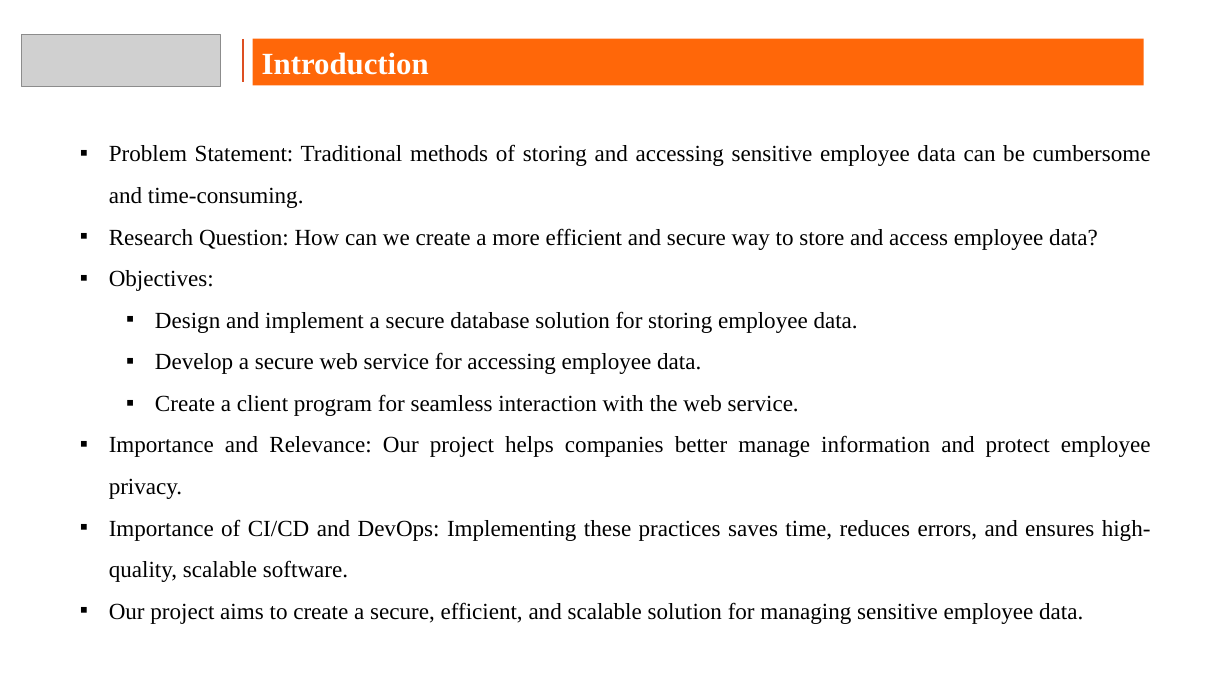
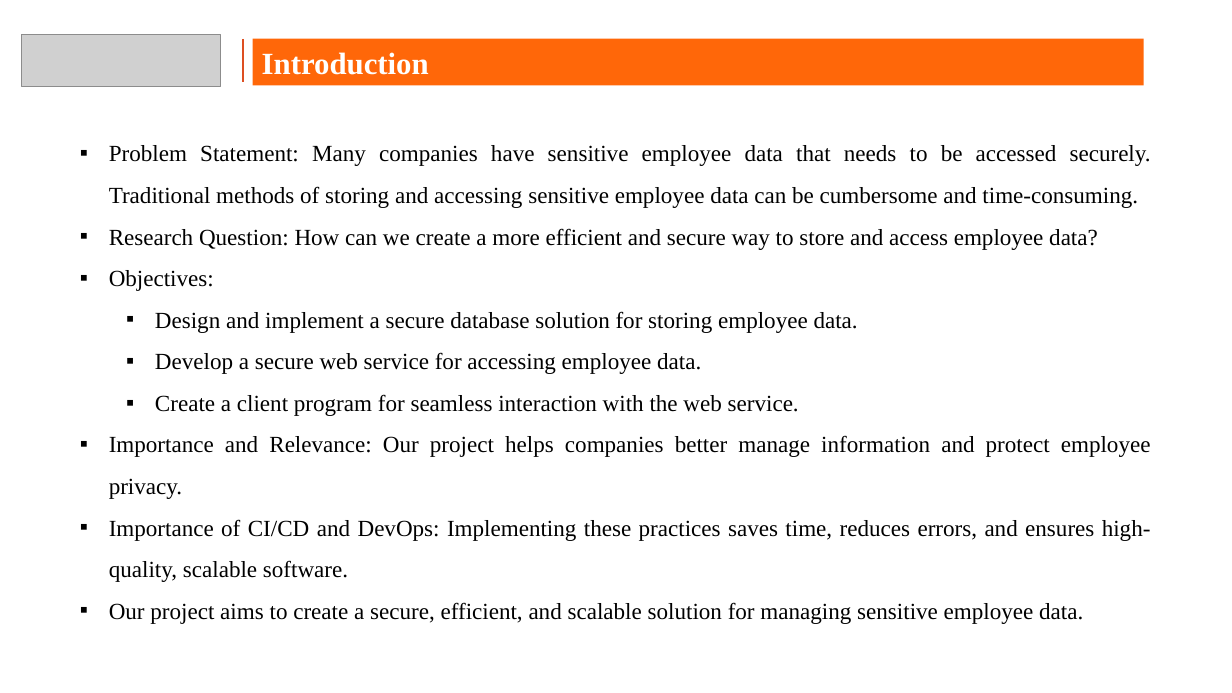
Before and after one commit to rootAdminB/hdfc_capstone_project_submission, a slide deck: slide 3 of capstone_ppt_tushar_bawankar.pptx. Drawn at 1232x693 pixels with LibreOffice and Linux fonts; fonts in the diff are those of the drawing; grey boxes stand for pictures; background and template pictures are left out. Boxes give left, top, right and bottom in pixels: in the first picture for what was removed or moved away, otherwise in the second. Text is boxed around its words. In the diff, an @@ line names an element or a change of style, - is before the commit and + after.

```diff
--- a/capstone_ppt_tushar_bawankar.pptx
+++ b/capstone_ppt_tushar_bawankar.pptx
@@ text at bbox=[109, 145, 1151, 208]: text changed @@
-▪ Problem Statement: Traditional methods of storing and accessing sensitive employee data can be cumbersome and time-consuming.
+▪ Problem Statement: Many companies have sensitive employee data that needs to be accessed securely. Traditional methods of storing and accessing sensitive employee data can be cumbersome and time-consuming.
```
Also in this commit, not shown: 4 other slides changed, 1 slide added, 1 slide removed, 3 other files.
